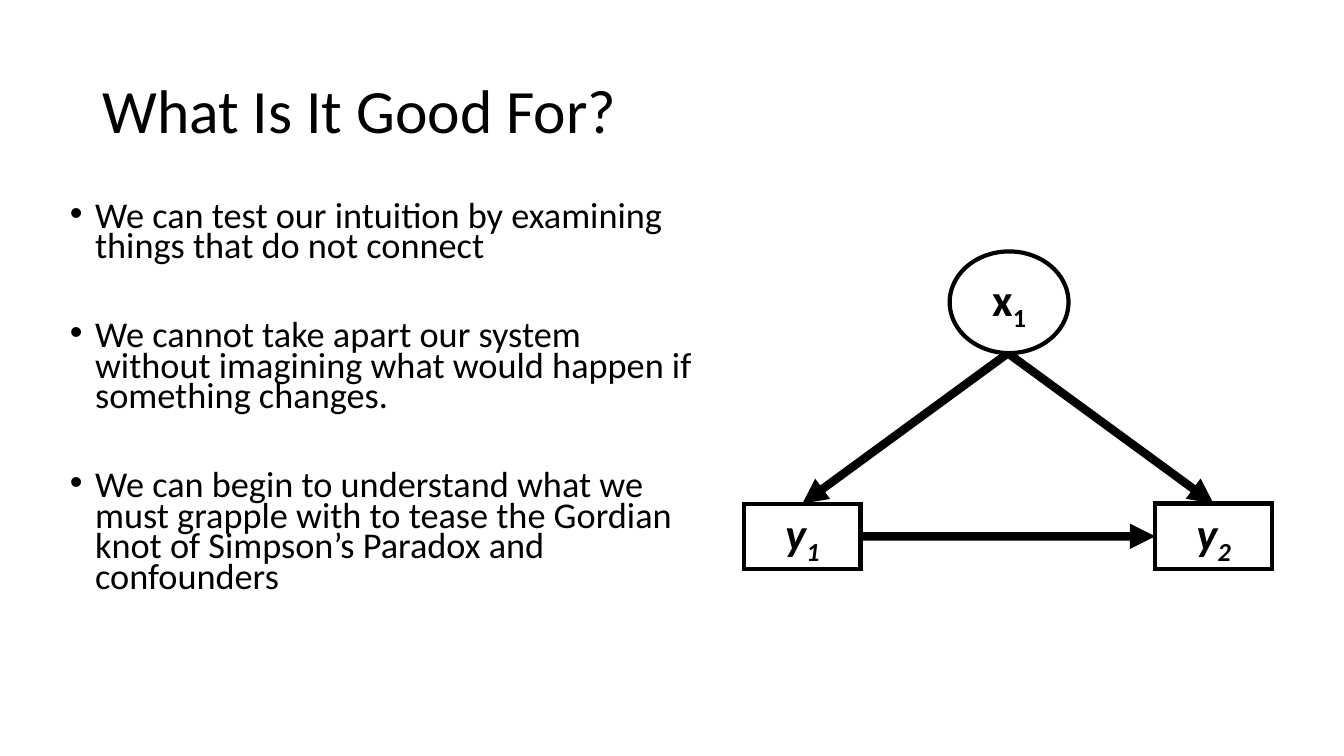
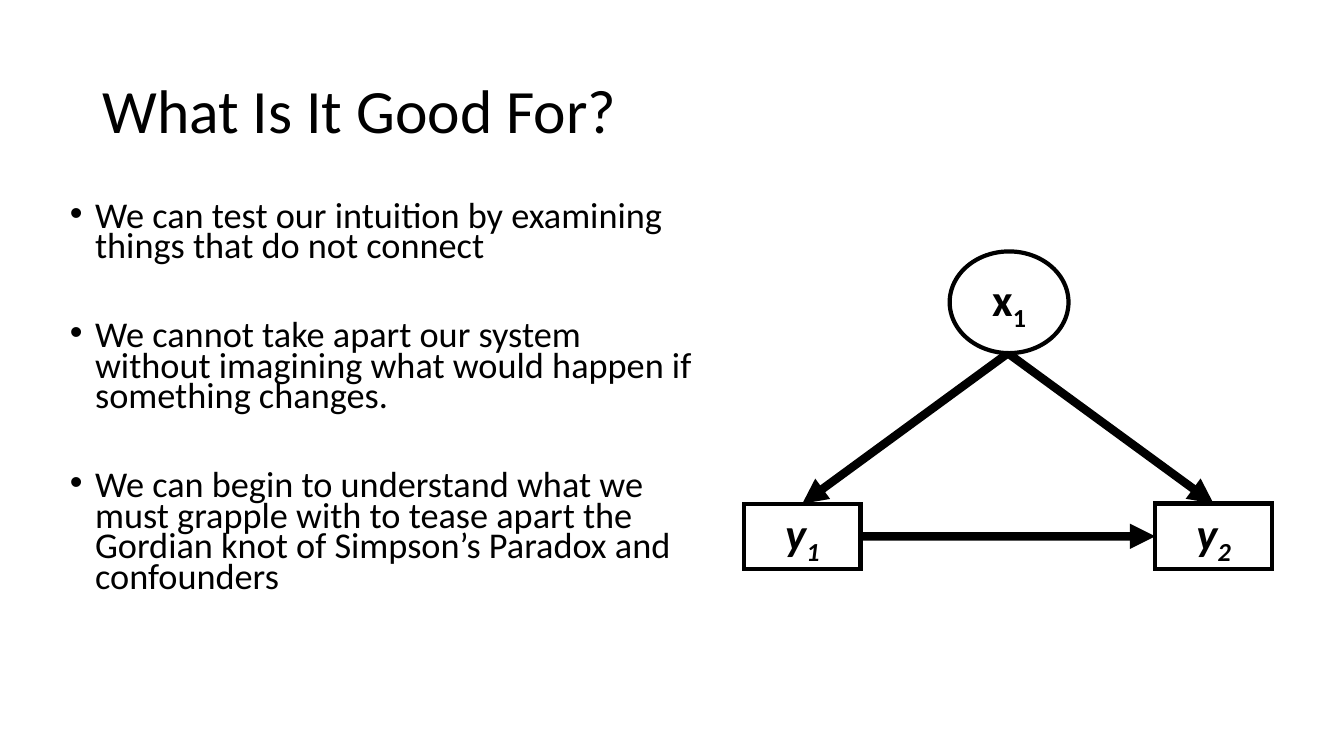
Before and after one commit to biol607/biol607.github.io, a slide deck: slide 39 of lectures/causal_diagrams.pptx (slide 30 before the commit). Drawn at 1344x756 pixels with LibreOffice and Linux fonts; fonts in the diff are those of the drawing. Boxes give left, top, right and bottom in pixels: in the first picture for what was removed or moved away, otherwise in the second. Text is boxed around its words. In the diff, an @@ line names an element or a change of style, - is before the commit and + after.

```diff
--- a/lectures/causal_diagrams.pptx
+++ b/lectures/causal_diagrams.pptx
@@ text at [95,471,670,590]: text changed @@
-• We can begin to understand what we must grapple with to tease the Gordian knot of Simpson’s Paradox and confounders
+• We can begin to understand what we must grapple with to tease apart the Gordian knot of Simpson’s Paradox and confounders
```
Also in this commit, not shown: 15 other slides changed, 19 slides added, 5 slides removed.
